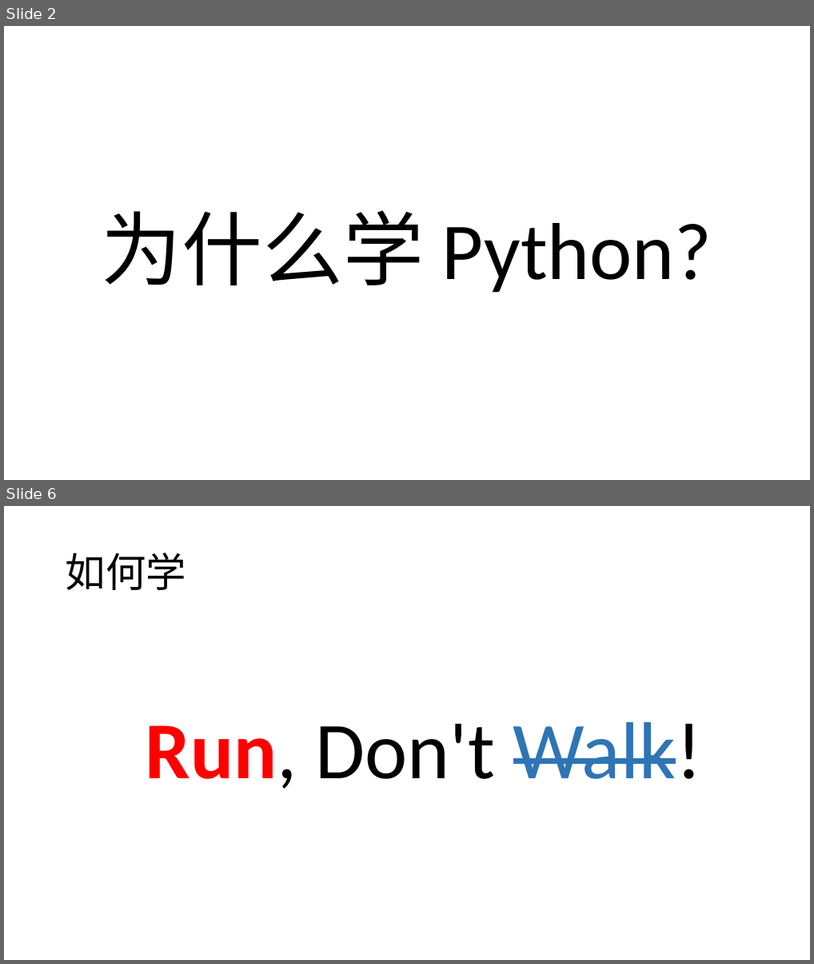
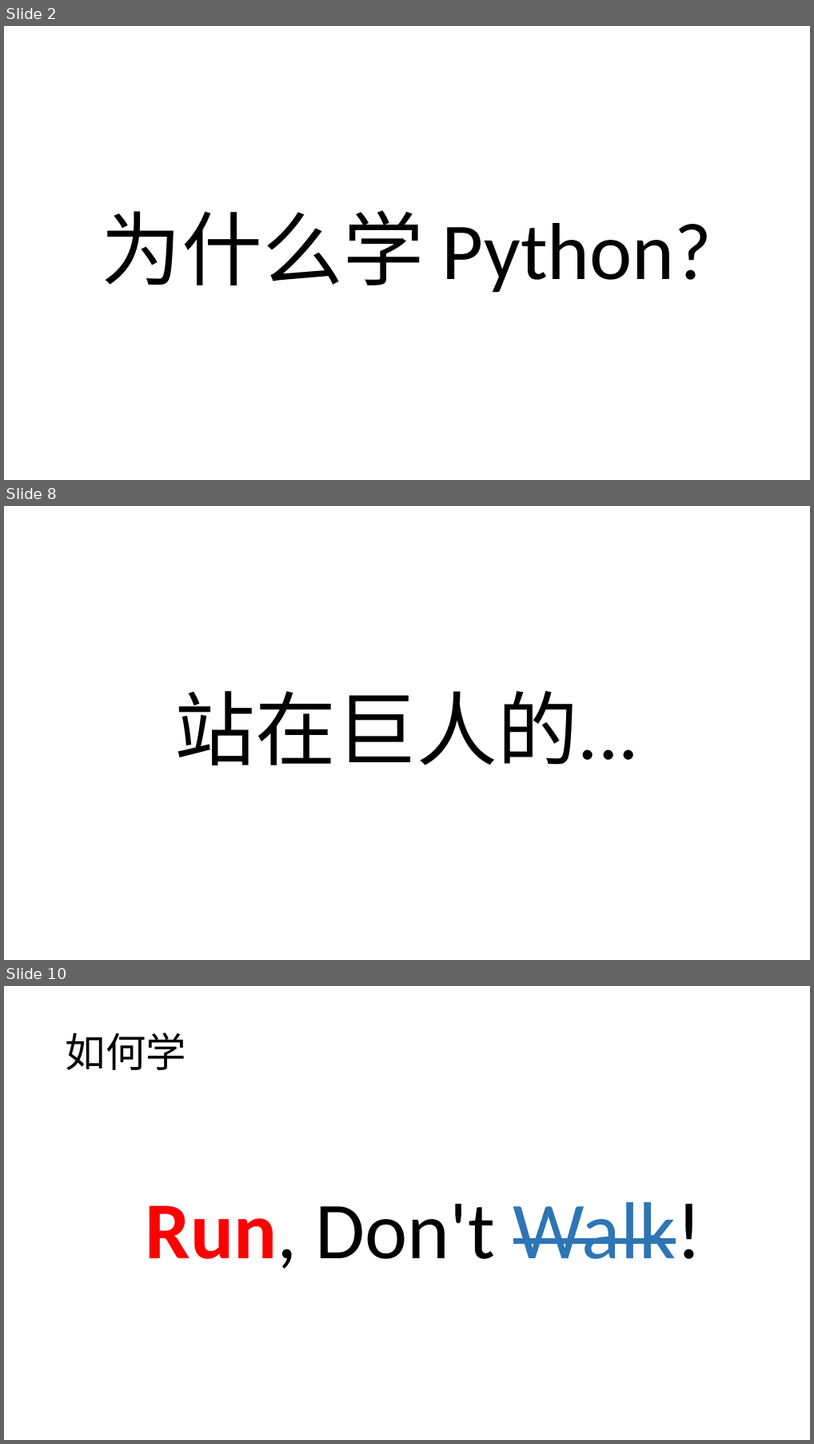
Before and after one commit to Jasper-Li/PythonTutorial, a slide deck: ppt/20分钟入门Python_上_李兴贺_20210619.pptx. Shown one above the other, each under a label of ours: slides 2 and 6 before the commit, slides 2, 8 and 10 after it; the slides between them are not shown. The pictures are 814x964 and 814x1444 pixels, drawn with LibreOffice and Linux fonts; fonts in the diff are those of the drawing. Boxes give left, top, right and bottom in pixels: in the first picture for what was removed or moved away, otherwise in the second. Text is boxed around its words. In the diff, an @@ line names an element or a change of style, - is before the commit and + after.

```diff
--- a/ppt/20分钟入门Python_上_李兴贺_20210619.pptx
+++ b/ppt/20分钟入门Python_上_李兴贺_20210619.pptx
@@ slide 8 added at (4,506,810,960), background #FFFFFF @@
@@ title added at (175,691,639,765), 96 pt, text #000000 @@
+站在巨人的...
@@ what was slide 6 is now slide 10 @@
```
Also in this commit, not shown: 4 slides changed, 3 other slides added, 1 slide removed.
